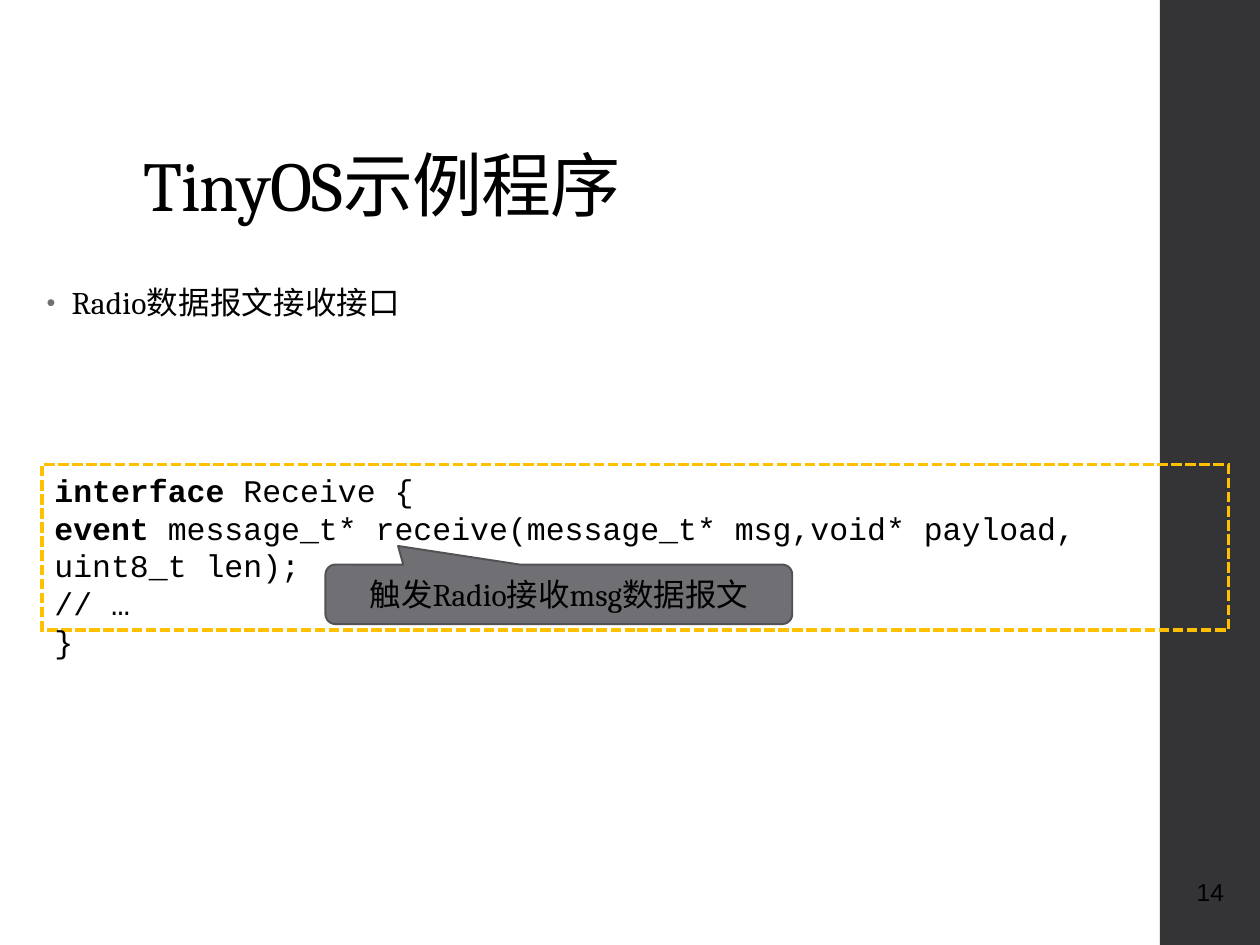
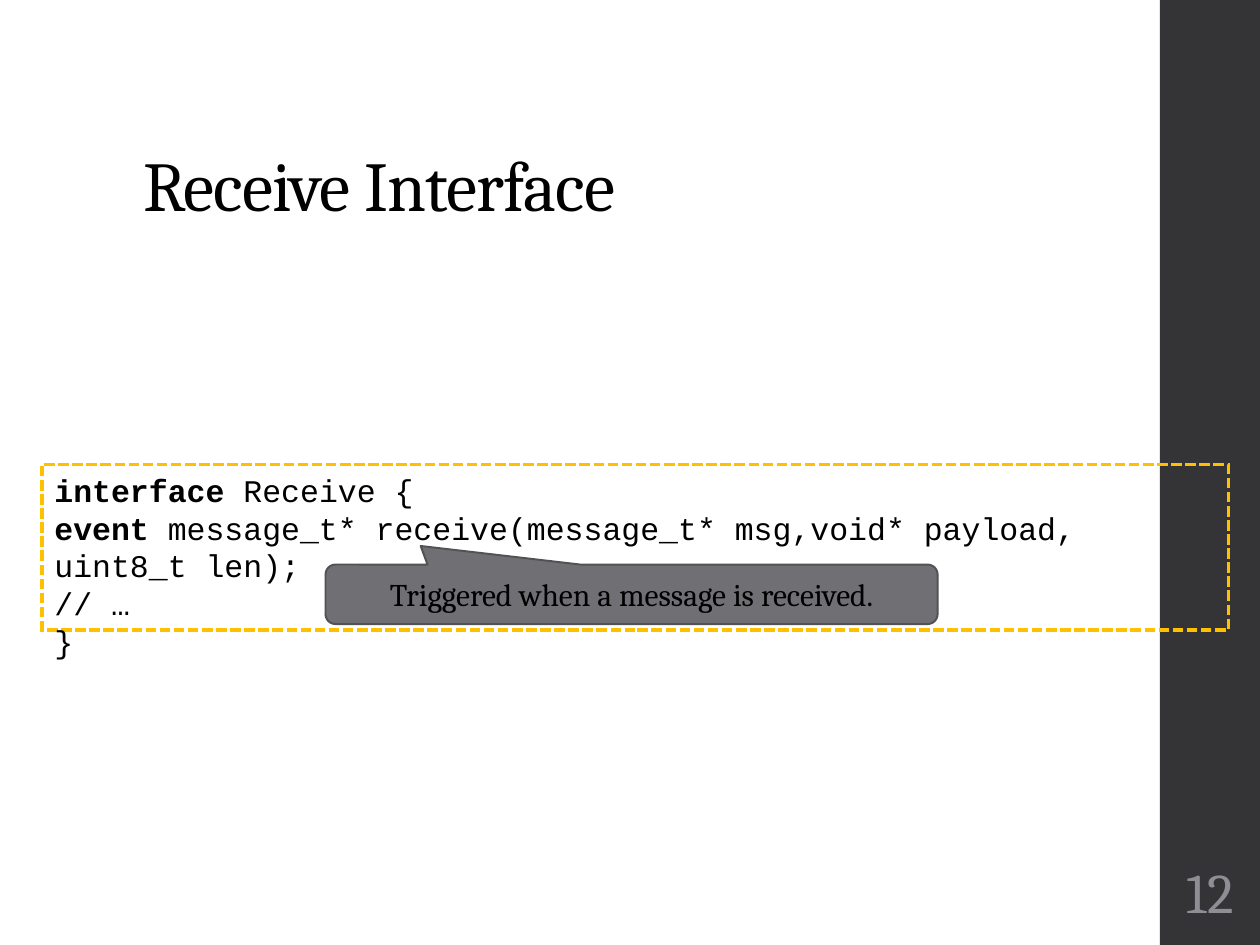
Before and after one commit to geneti/cse220_2020fall, a slide deck: slide 12 of Lectures/cse220-25-C-programming-in-IoT.pptx (slide 14 before the commit). Drawn at 1260x945 pixels with LibreOffice and Linux fonts; fonts in the diff are those of the drawing. Boxes give left, top, right and bottom in pixels: in the first picture for what was removed or moved away, otherwise in the second. Text is boxed around its words. In the diff, an @@ line names an element or a change of style, - is before the commit and + after.

```diff
--- a/Lectures/cse220-25-C-programming-in-IoT.pptx
+++ b/Lectures/cse220-25-C-programming-in-IoT.pptx
@@ title at box(143, 161, 615, 212): text changed @@
-TinyOS示例程序
+Receive Interface
@@ text removed at box(72, 287, 400, 317) @@
-• Radio数据报文接收接口
@@ rounded speech box "Triggered when a message is ...": place and size @@
-rounded speech box "Triggered when a message is ..." at box(325, 564, 791, 624)
+rounded speech box "Triggered when a message is ..." at box(325, 564, 937, 624)
@@ text in rounded speech box at box(390, 584, 873, 613): text changed @@
-触发Radio接收msg数据报文
+Triggered when a message is received.
@@ page number at box(1187, 875, 1234, 913): text changed; size 14 to 32 pt; font Arial to Cambria; text colour #000000 to #8E8E94 @@
-14
+12
```
Also in this commit, not shown: 13 other slides changed, 2 slides added, 4 slides removed, 1 other file.
